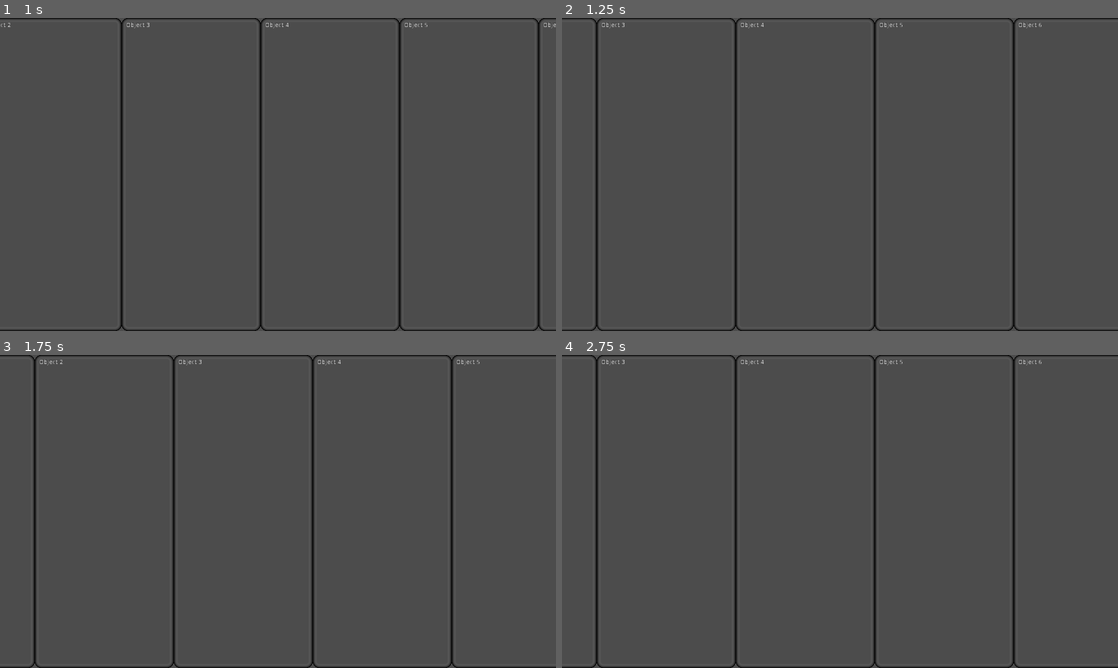
Above: before the commit, frames 1-4 (two rows, left to right).
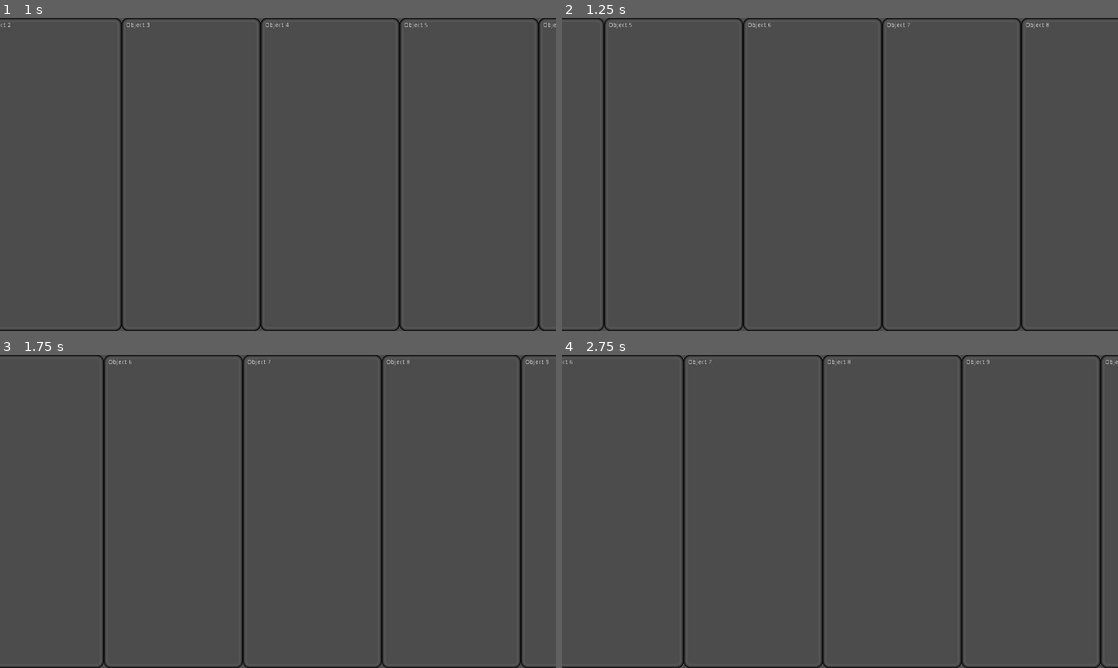
Above: after the commit, the same moments.

Repository: DrZanuff/SetmindCupAwards
Game: Godot game, scene res://Main.tscn
The game is run twice, just before and just after one commit, with the same random seed, the same clock (stepped at 60 frames per second) and the same inputs.
Inputs:
- Up to frame 1 (1 s): tap Enter at 0.5 s; hold D (debug_right) from 0.53 s (still down)
- Up to frame 2 (1.25 s): keep holding D (debug_right)
- Up to frame 3 (1.75 s): release D (debug_right) at 1.28 s; hold A (debug_left) from 1.28 s (still down)
- Up to frame 4 (2.75 s): release A (debug_left) at 2.03 s; hold D (debug_right) from 2.03 s (still down)

Frame 1 is identical in both runs. In frame 2, 3.8% of the frame differs, in the area x 5-88%, y 0-100%; in frame 3, 3.8%; in frame 4, 4.3%, in the area x 0-100%, y 0-100%.

Commit message:
Primeiro Scroll Funcionando

Diff:
--- a/Main.gd
+++ b/Main.gd
@@ -2,6 +2,9 @@
 
 export (bool)var debug = false
 var window_x = 1280
+
+var scrolling = false
+var scroll_target = 0
 
 # Called when the node enters the scene tree for the first time.
 func _ready():
@@ -12,6 +15,18 @@
 func _physics_process(delta):
 	if debug:
 		debug_move(delta)
+
+	if scrolling:
+		scroll_x(delta)
+
+func scroll_x(delta):
+	$Holder.rect_global_position.x = lerp($Holder.rect_global_position.x ,
+	scroll_target , 0.05)
+
+	#Snaps position
+	if abs(scroll_target) - abs($Holder.rect_global_position.x) < 1:
+		$Holder.rect_global_position.x = scroll_target
+		$TimerScrollX.paused = false
 
 func debug_move(delta):
 	if debug:
@@ -33,3 +48,9 @@
 			var new_obj = obj.instance()
 			$Holder.add_child(new_obj)
 			new_obj.text = str("Object ", $Holder.get_child_count() )
+
+func _on_TimerScrollX_timeout():
+	scroll_target = $Holder.rect_global_position.x - window_x
+	scrolling = true
+	$TimerScrollX.paused = true
+	pass # Replace with function body.
--- a/Main.tscn
+++ b/Main.tscn
@@ -10,3 +10,7 @@
 margin_right = 1280.0
 margin_bottom = 720.0
 custom_constants/separation = 0
+
+[node name="TimerScrollX" type="Timer" parent="."]
+autostart = true
+[connection signal="timeout" from="TimerScrollX" to="." method="_on_TimerScrollX_timeout"]
